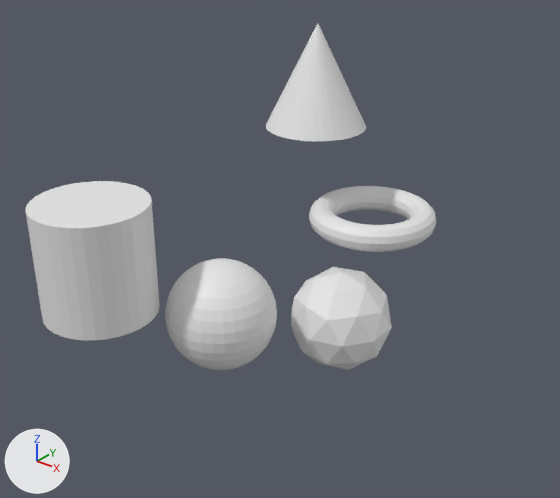
An edit to the glTF model objetos.gltf, drawn before and after from the same camera.
Rendered twice from a 50 mm lens placed at (11.52, -11.11, 6.94), pointed at (3.43, -1.0, 0.68). Arrows for +X, +Y and +Z are at lower left; the lights stay in place. Where no turn or scale is listed for an object, it has been applied to the vertices.
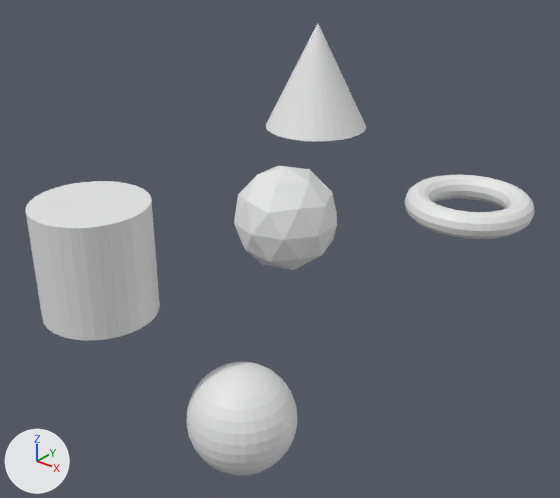
What differs and where, as boxes [x1, y1, x2, y2] in the pictures (560 x 498 px):
'Sphere', moved: before [165, 258, 277, 370]; after [186, 362, 297, 475]
'Icosphere', moved: before [291, 267, 392, 370]; after [234, 165, 337, 270]
'Torus', moved: before [309, 186, 436, 252]; after [405, 175, 534, 239]

What changed in the scene script:
```text
Change ob_icosphere:
    ob_icosphere.location: (4.38, -0.31, -0.77) -> (3.24, -0.57, 1.11)
Change ob_sphere:
    ob_sphere.location: (3.17, -2.35, -0.19) -> (3.93, -2.72, -1.9)
Change ob_torus:
    ob_torus.location: (4.12, 1.06, 0.81) -> (5.55, 2.31, 1.03)
```
